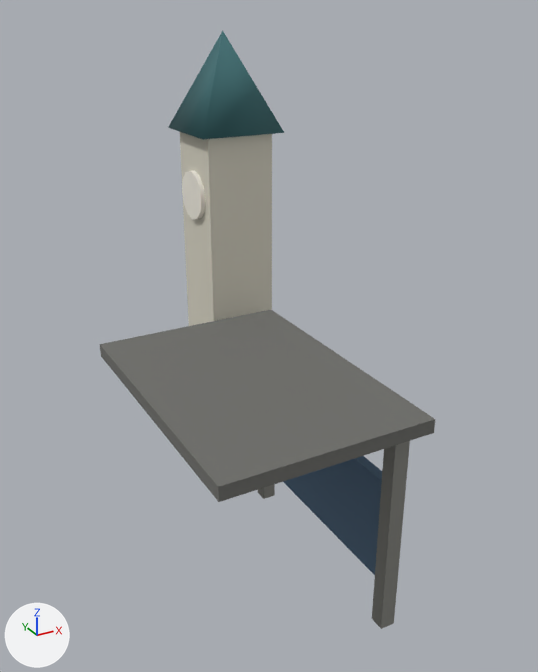
What one commit did to the Blender file models/ostanovki/stop-17.blend.
Rendered twice from a 50 mm camera at (-3.4, -7.01, 6.45) aimed at (0.44, -0.02, 2.95). Every picture has the same lights, and +X, +Y and +Z are marked at lower left. The picture after the commit comes second.

Objects in the first picture: '00_#d8d4c4', '01_paint0_r320', '02_#f0ece0_noshadow_r110', '03_#6e6e6a', '04_#85857f', '05_paint3'.
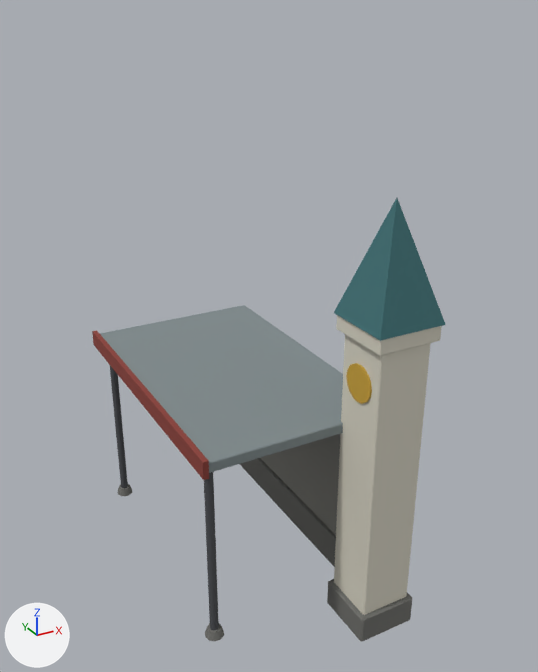
Changed parts and their boxes [x1, y1, x2, y2] in the pictures (538 x 672 px):
'03_#6e6e6a', deleted: before [100, 310, 435, 502]
'00_#d8d4c4', reshaped: before [180, 132, 272, 326]; after [334, 315, 442, 615]
'04_#7f8a8c', added: after [100, 305, 343, 473]
'02_paint0', added (dark cyan): after [334, 198, 446, 341]
'01_paint0_r320', deleted (dark cyan): before [168, 31, 284, 140]
'05_paint3', deleted (blue): before [283, 456, 382, 575]
'01_#6e6e6a', added: after [118, 458, 412, 642]
'04_#85857f', deleted: before [258, 441, 410, 629]
'06_#85857f', added: after [261, 433, 341, 535]
'05_paint2', added: after [92, 330, 209, 480]
'07_#4c4e52', added (mostly hidden): after [110, 366, 219, 630]
'02_#f0ece0_noshadow_r110', deleted: before [182, 171, 206, 219]
'03_#c9a13a', added (yellow): after [346, 363, 372, 404]
part 1 of me_00__d8d4c4, deleted (pale yellow): before [180, 132, 272, 326]
part 2 of me_00__d8d4c4, added (pale yellow): after [334, 315, 442, 615]

The change in detail:
Material '#4c4e52' (mat_4c4e52) is new.
Its base color is (0.0697, 0.0738, 0.0824) (dark grey #4b4d51).
Its roughness is 0.85.
Material 'paint2' (mat_paint2) is new.
Its base color is (0.259, 0.0478, 0.0356) (red #8b3e35).
Its roughness is 0.85.
Material '#7f8a8c' (mat_7f8a8c) is new.
Its base color is (0.216, 0.259, 0.267) (grey #808b8d).
Its roughness is 0.85.
Material '#c9a13a' (mat_c9a13a) is new.
Its base color is (0.592, 0.364, 0.0385) (yellow #caa337).
Its roughness is 0.85.
me_00__d8d4c4 is used by ob_00__d8d4c4; location (0.0, 0.0, 0.0).
Verts and faces of me_00__d8d4c4; kept vertices keep their numbers, new ones are numbered from 8.
Before the commit, vertices of me_00__d8d4c4: 0 (0.45, 2.45, 0.0), 1 (0.45, 1.55, 0.0), 2 (0.45, 2.45, 5.0), 3 (0.45, 1.55, 5.0), 4 (1.35, 2.45, 0.0).
Before the commit, vertices of me_00__d8d4c4: 5 (1.35, 1.55, 0.0), 6 (1.35, 2.45, 5.0), 7 (1.35, 1.55, 5.0).
me_00__d8d4c4 had 8 vertices, 6 faces and spanned x 0.45..1.35, y 1.55..2.45, z 0.0..5.0.
me_00__d8d4c4 now has 48 vertices, 88 faces and spans x 0.44..1.16, y -2.11..-1.39, z 0.06..3.72.
Part 1, on me_00__d8d4c4:
Vertices deleted: 0 to 7 (with the faces that use them).
Part 2, on me_00__d8d4c4:
32 vertices are added at x 0.44..1.16, y -2.11..-1.39, z 0.06..3.72.
8 new vertices lie (0.7, 0.0, 0.0) away from vertices in x 0.45, y -2.11..-1.39, z 3.55..3.72.
8 new vertices lie (0.58, 0.0, 0.0) away from vertices in x 0.51, y -2.05..-1.45, z 0.06..3.6.
88 new faces join them.
Mesh me_07__4c4e52 is new.
It has 80 vertices, 72 faces and spans x -0.95..-0.85, y -1.25..1.9, z 0.06..2.4.
It uses material mat_4c4e52 (dark grey #4b4d51).
Mesh me_06__85857f is new.
It has 24 vertices, 44 faces and spans x 0.9..1.08, y -1.75..1.75, z 0.5..2.4.
It uses material mat_85857f (grey #868680).
Mesh me_05_paint2 is new.
It is a box spanning x -1.09..-1.03, y -1.52..2.02, z 2.36..2.56.
It uses material mat_paint2 (red #8b3e35).
Mesh me_04__7f8a8c is new.
It has 24 vertices, 44 faces and spans x -1.05..1.15, y -1.5..2.0, z 2.4..2.52.
It uses material mat_7f8a8c (grey #808b8d).
Mesh me_03__c9a13a is new.
It has 64 vertices, 60 faces and spans x 0.48..0.5, y -1.95..-1.55, z 2.9..3.3.
It uses material mat_c9a13a (yellow #caa337).
Mesh me_02_paint0 is new.
It has 16 vertices, 6 faces and spans x 0.42..1.18, y -2.13..-1.37, z 3.72..4.9.
It uses material mat_paint0 (dark cyan #3d6f73).
Mesh me_01__6e6e6a is new.
It has 128 vertices, 160 faces and spans x -1.01..1.15, y -2.1..1.95, z 0.06..0.5.
It uses material mat_6e6e6a (dark grey #6e6e6a).
Object '01_paint0_r320' (ob_01_paint0_r320) is deleted.
Object '02_#f0ece0_noshadow_r110' (ob_02__f0ece0_noshadow_r110) is deleted.
Object '03_#6e6e6a' (ob_03__6e6e6a) is deleted.
Object '04_#85857f' (ob_04__85857f) is deleted.
Object '05_paint3' (ob_05_paint3) is deleted.
Object '07_#4c4e52' (ob_07__4c4e52) is new; it shows me_07__4c4e52.
Its location is (0.0, 0.0, 0.0).
Object '06_#85857f' (ob_06__85857f) is new; it shows me_06__85857f.
Its location is (0.0, 0.0, 0.0).
Object '05_paint2' (ob_05_paint2) is new; it shows me_05_paint2.
Its location is (0.0, 0.0, 0.0).
Object '04_#7f8a8c' (ob_04__7f8a8c) is new; it shows me_04__7f8a8c.
Its location is (0.0, 0.0, 0.0).
Object '03_#c9a13a' (ob_03__c9a13a) is new; it shows me_03__c9a13a.
Its location is (0.0, 0.0, 0.0).
Object '02_paint0' (ob_02_paint0) is new; it shows me_02_paint0.
Its location is (0.0, 0.0, 0.0).
Object '01_#6e6e6a' (ob_01__6e6e6a) is new; it shows me_01__6e6e6a.
Its location is (0.0, 0.0, 0.0).
